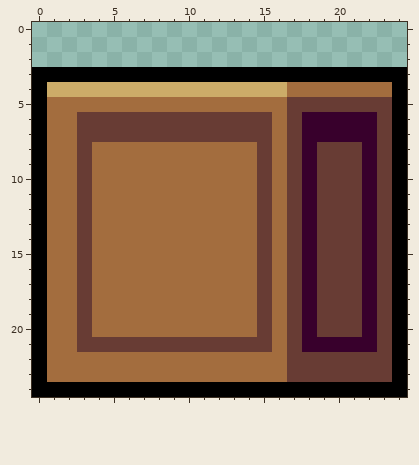
Two versions of one pixel-art sprite, img/crate.png. Above, as it was before the edit.
The file is 50x50 pixels, drawn in blocks of 2x2; one block is one cell here.
After:
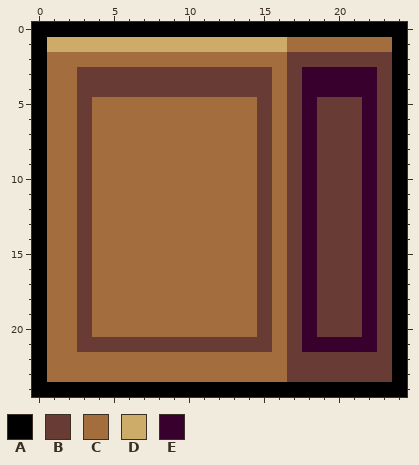
Palette (. is transparent): A #000000  B #683c34  C #a36d3e  D #ccac68  E #38002c
From old to new:
{"y":0,"x":0,"old":".........................","new":"AAAAAAAAAAAAAAAAAAAAAAAAA"}
{"y":1,"x":0,"old":".........................","new":"ADDDDDDDDDDDDDDDDCCCCCCCA"}
{"y":2,"x":0,"old":".........................","new":"ACCCCCCCCCCCCCCCCBBBBBBBA"}
{"y":3,"x":1,"old":"AAAAAAAAAAAAAAAAAAAAAAA","new":"CCBBBBBBBBBBBBBCBEEEEEB"}
{"y":4,"x":1,"old":"DDDDDDDDDDDDDDDDCCCCCCC","new":"CCBBBBBBBBBBBBBCBEEEEEB"}
{"y":5,"x":3,"old":"C","new":"B"}
{"y":5,"x":15,"old":"C","new":"B"}
{"y":5,"x":18,"old":"B","new":"E"}
{"y":5,"x":22,"old":"B","new":"E"}
{"y":6,"x":4,"old":"BBBBBBBBBBB","new":"CCCCCCCCCCC"}
{"y":6,"x":19,"old":"EEE","new":"BBB"}
{"y":7,"x":4,"old":"BBBBBBBBBBB","new":"CCCCCCCCCCC"}
{"y":7,"x":19,"old":"EEE","new":"BBB"}
{"label":"changed","picture_box":[32,22,407,142]}
